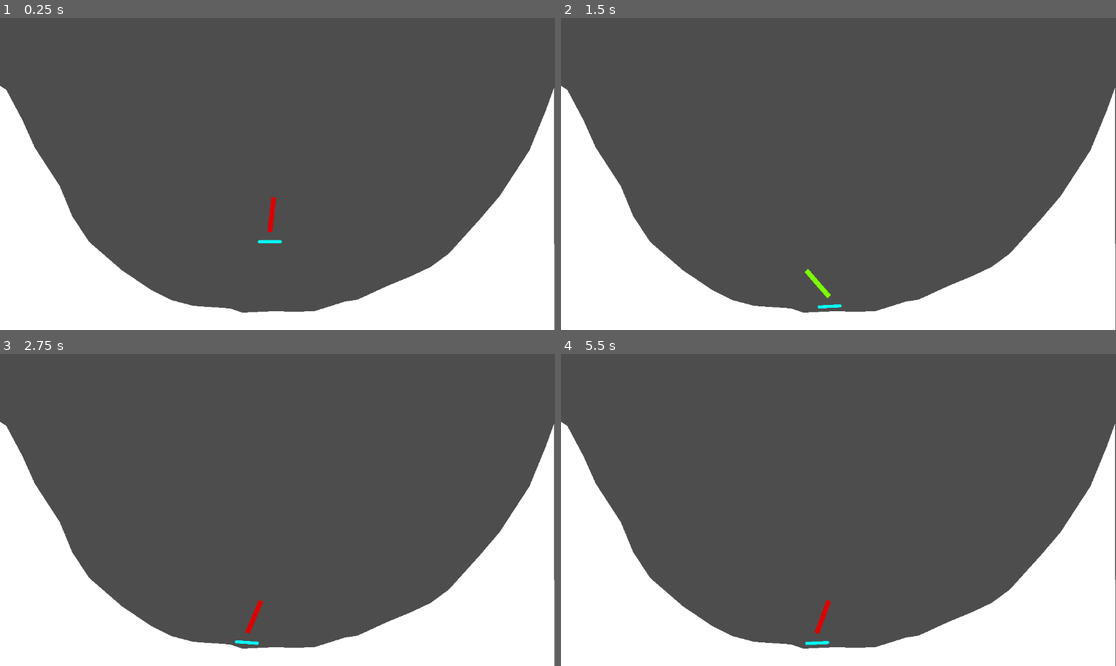
Above: before the commit, frames 1-4 (two rows, left to right).
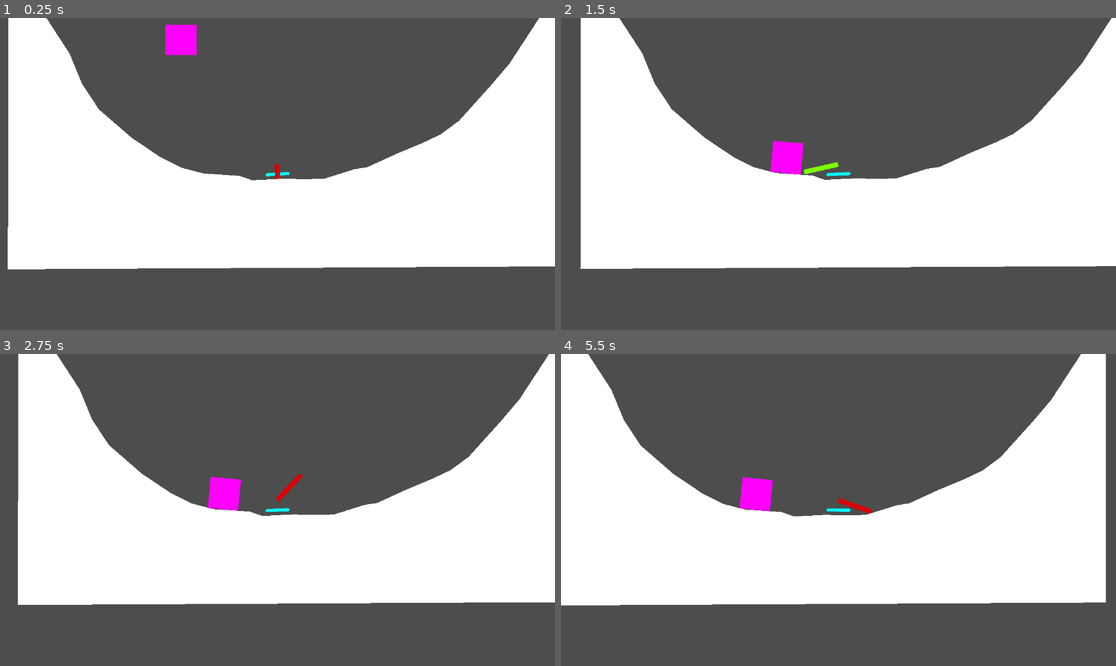
Above: after the commit, the same moments.

Repository: ProblemsGuy/JousteGame2D
Game: Godot game, scene res://tscn/main.tscn
Two runs of this game, one before a commit and one after it. Both use one fixed random seed, a clock stepped at 60 frames per second and the inputs below. Before the commit the project starts from res://main.tscn.
Inputs (mouse positions are in pixels of both pictures, inside the frame that each line leads up to):
- Up to frame 1 (0.25 s): no input
- Up to frame 2 (1.5 s): move the mouse to (960, 158) at 0.52 s; press the mouse at (960, 158) at 0.53 s; hold Right (ui_right) 0.53-1.28 s; move the mouse to (727, 189) at 1.27 s; release the mouse at (727, 189) at 1.28 s; hold Left (ui_left) from 1.28 s (still down); click (727, 189) at 1.35 s
- Up to frame 3 (2.75 s): move the mouse to (333, 441) at 2.02 s; release Left (ui_left) at 2.03 s; press the mouse at (333, 441) at 2.03 s; hold Right (ui_right) from 2.03 s (still down)
- Up to frame 4 (5.5 s): move the mouse to (810, 572) at 2.77 s; release Right (ui_right) at 2.78 s; release the mouse at (810, 572) at 2.78 s; hold Up (ui_up) 2.78-3.53 s; click (810, 572) at 2.85 s; move the mouse to (1005, 556) at 3.52 s; press the mouse at (1005, 556) at 3.53 s; hold Left (ui_left) from 3.53 s (still down); move the mouse to (672, 463) at 4.27 s; release the mouse at (672, 463) at 4.28 s; click (672, 463) at 4.35 s; move the mouse to (866, 510) at 5.02 s; press the mouse at (866, 510) at 5.03 s

The runs differ from the first frame. In frame 1, 52% of the frame differs, in the area x 0-100%, y 0-100%; in frame 2, 53%; in frame 3, 52%; in frame 4, 52%.

Commit message:
FEAT: Collision physics

Diff:
--- a/CharacterBody2D.gd
+++ /dev/null
@@ -1,38 +0,0 @@
-extends RigidBody2D
-
-@onready var spear_area = $SpearZone;
-@onready var spear_sprite = spear_area.get_node("SpearSprite");
-@onready var attack_timer = $SpearZone/AttackTimer;
-var can_jump: bool = false;
-
-func _on_attack_timer_timeout():
-	spear_sprite.texture=load("res://img/spear_sprite.png")
-	spear_area.monitoring = false
-
-
-func _input(event):
-	if event.is_action("ui_right"):
-		apply_force(Vector2(100.0,0.0))
-	elif event.is_action("ui_left"):
-		apply_force(Vector2(-100.0,0.0))
-
-	if event.is_action_pressed("ui_up") and can_jump:
-		apply_central_impulse(Vector2(0.0,-70.0))
-
-	if event.is_action_pressed("click"):
-		_activate_attack()
-
-func _activate_attack():
-	spear_sprite.texture=load("res://img/spear_sprite_atk.png")
-	spear_area.monitoring = true
-	attack_timer.start(0.2)
-
-func _physics_process(delta: float) -> void:
-	can_jump = $RayCast2D.is_colliding();
-
-func _process(delta):
-	var mouse_pos = get_global_mouse_position();
-	var direction = mouse_pos - global_position;
-
-	spear_area.rotation = direction.angle() - global_rotation;
-	$RayCast2D.global_rotation = 0;
--- /dev/null
+++ b/frictionless_material.tres
@@ -0,0 +1,4 @@
+[gd_resource type="PhysicsMaterial" format=3 uid="uid://cbtxnuuburwg"]
+
+[resource]
+friction = 0.0
--- a/project.godot
+++ b/project.godot
@@ -11,7 +11,7 @@
 [application]
 
 config/name="2D Jouste Game"
-run/main_scene="res://main.tscn"
+run/main_scene="res://tscn/main.tscn"
 config/features=PackedStringArray("4.2", "Forward Plus")
 
 [input]
--- /dev/null
+++ b/src/Boarder.gd
@@ -0,0 +1,22 @@
+extends RigidBody2D
+
+@onready var spear_area = $SpearZone;
+var can_jump: bool = false;
+
+func _input(event):
+	if event.is_action("ui_right"):
+		apply_force(Vector2(100.0,0.0))
+	elif event.is_action("ui_left"):
+		apply_force(Vector2(-100.0,0.0))
+
+	if event.is_action_pressed("ui_up") and can_jump:
+		apply_central_impulse(Vector2(0.0,-70.0))
+
+	if event.is_action_pressed("click"):
+		spear_area._activate_attack()
+
+func _physics_process(_delta: float) -> void:
+	can_jump = $AnchorCast2D.is_colliding();
+
+func _process(_delta):
+	$AnchorCast2D.global_rotation = 0;
--- /dev/null
+++ b/src/sandbag.gd
@@ -0,0 +1,14 @@
+extends RigidBody2D
+
+# Called when the node enters the scene tree for the first time.
+func _ready():
+	pass # Replace with function body.
+
+func spear(angle: float, force: Vector2):
+	var kick = Vector2(5.0,0.0).rotated(angle);
+	var adjusted_force = Vector2(1.0,0.0).rotated(angle)*force.length();
+	apply_impulse(adjusted_force + kick);
+
+# Called every frame. 'delta' is the elapsed time since the previous frame.
+func _process(delta):
+	pass
--- a/circle.tscn
+++ b/tscn/circle.tscn
@@ -1,8 +1,9 @@
-[gd_scene load_steps=7 format=3 uid="uid://lu2gmqaoa7cy"]
+[gd_scene load_steps=8 format=3 uid="uid://lu2gmqaoa7cy"]
 
-[ext_resource type="Script" path="res://CharacterBody2D.gd" id="1_x75co"]
-[ext_resource type="Texture2D" uid="uid://rtde1nxj7k54" path="res://img/circile_sprite.png" id="2_40ppf"]
+[ext_resource type="Script" path="res://src/Boarder.gd" id="1_goqfq"]
+[ext_resource type="Texture2D" uid="uid://rtde1nxj7k54" path="res://img/board_sprite.png" id="2_40ppf"]
 [ext_resource type="Texture2D" uid="uid://bd1f2fl6e3t1t" path="res://img/spear_sprite.png" id="3_fl2k6"]
+[ext_resource type="Script" path="res://tscn/spear.gd" id="3_fndci"]
 
 [sub_resource type="PhysicsMaterial" id="PhysicsMaterial_jt2fe"]
 friction = 0.0
@@ -19,24 +20,25 @@
 physics_material_override = SubResource("PhysicsMaterial_jt2fe")
 contact_monitor = true
 constant_torque = 400.0
-script = ExtResource("1_x75co")
+script = ExtResource("1_goqfq")
 
-[node name="CircleCollision" type="CollisionShape2D" parent="."]
+[node name="BoardCollision" type="CollisionShape2D" parent="."]
 position = Vector2(0, 4)
 rotation = 1.5708
 shape = SubResource("CapsuleShape2D_ebh8d")
 one_way_collision_margin = 0.0
 
-[node name="RayCast2D" type="RayCast2D" parent="."]
+[node name="AnchorCast2D" type="RayCast2D" parent="."]
 position = Vector2(-4.54747e-13, 0)
 
-[node name="CircleSprite" type="Sprite2D" parent="."]
+[node name="BoardSprite" type="Sprite2D" parent="."]
 position = Vector2(-7.62939e-06, 0)
 scale = Vector2(0.2, 0.2)
 texture = ExtResource("2_40ppf")
 
 [node name="SpearZone" type="Area2D" parent="."]
 position = Vector2(0, -20)
+script = ExtResource("3_fndci")
 
 [node name="SpearCollision" type="CollisionShape2D" parent="SpearZone"]
 position = Vector2(36.1009, 0.0001297)
@@ -50,4 +52,6 @@
 
 [node name="AttackTimer" type="Timer" parent="SpearZone"]
 
-[connection signal="timeout" from="SpearZone/AttackTimer" to="." method="_on_attack_timer_timeout"]
+[node name="Camera2D" type="Camera2D" parent="."]
+
+[connection signal="timeout" from="SpearZone/AttackTimer" to="SpearZone" method="_on_attack_timer_timeout"]
--- a/main.tscn
+++ b/tscn/main.tscn
@@ -1,21 +1,26 @@
-[gd_scene load_steps=4 format=3 uid="uid://cktngj8qr204n"]
+[gd_scene load_steps=7 format=3 uid="uid://cktngj8qr204n"]
 
-[ext_resource type="PackedScene" uid="uid://lu2gmqaoa7cy" path="res://circle.tscn" id="1_85p8j"]
+[ext_resource type="PackedScene" uid="uid://lu2gmqaoa7cy" path="res://tscn/circle.tscn" id="1_v5ism"]
+[ext_resource type="PhysicsMaterial" uid="uid://cbtxnuuburwg" path="res://frictionless_material.tres" id="2_jy5ke"]
+[ext_resource type="PackedScene" uid="uid://cjet8dv3d57jy" path="res://tscn/sandbag.tscn" id="3_2s1k0"]
 
 [sub_resource type="PhysicsMaterial" id="PhysicsMaterial_308ji"]
 
 [sub_resource type="PhysicsMaterial" id="PhysicsMaterial_rfa8d"]
 friction = 0.0
 
+[sub_resource type="WorldBoundaryShape2D" id="WorldBoundaryShape2D_ekiqp"]
+distance = -762.0
+
 [node name="Main" type="Node2D"]
 
-[node name="CharacterBody2D" parent="." instance=ExtResource("1_85p8j")]
+[node name="Boarder" parent="." instance=ExtResource("1_v5ism")]
 position = Vector2(560, 436)
 physics_material_override = SubResource("PhysicsMaterial_308ji")
 constant_torque = 0.0
 
 [node name="Area2D" type="StaticBody2D" parent="."]
-position = Vector2(-3, 146)
+position = Vector2(1, 4)
 physics_material_override = SubResource("PhysicsMaterial_rfa8d")
 
 [node name="Polygon2D" type="Polygon2D" parent="Area2D"]
@@ -23,3 +28,14 @@
 
 [node name="CollisionPolygon2D" type="CollisionPolygon2D" parent="Area2D"]
 polygon = PackedVector2Array(0, -7, -1, 651, 1154, 645, 1153, -1, 1136, 46, 1102, 129, 1040, 224, 1000, 271, 962, 313,  …(203 unchanged characters)…
+
+[node name="StaticBody2D" type="StaticBody2D" parent="."]
+physics_material_override = ExtResource("2_jy5ke")
+
+[node name="CollisionShape2D" type="CollisionShape2D" parent="StaticBody2D"]
+position = Vector2(536, 762)
+rotation = 3.14159
+shape = SubResource("WorldBoundaryShape2D_ekiqp")
+
+[node name="Sandbag" parent="." instance=ExtResource("3_2s1k0")]
+position = Vector2(359, 150)
--- /dev/null
+++ b/tscn/sandbag.tscn
@@ -0,0 +1,23 @@
+[gd_scene load_steps=4 format=3 uid="uid://cjet8dv3d57jy"]
+
+[ext_resource type="Script" path="res://src/sandbag.gd" id="1_184ul"]
+
+[sub_resource type="PhysicsMaterial" id="PhysicsMaterial_pku08"]
+rough = true
+
+[sub_resource type="RectangleShape2D" id="RectangleShape2D_h376b"]
+size = Vector2(65, 63)
+
+[node name="Sandbag" type="RigidBody2D"]
+mass = 0.3
+physics_material_override = SubResource("PhysicsMaterial_pku08")
+script = ExtResource("1_184ul")
+
+[node name="CollisionShape2D" type="CollisionShape2D" parent="."]
+shape = SubResource("RectangleShape2D_h376b")
+
+[node name="Polygon2D" type="Polygon2D" parent="."]
+position = Vector2(0, -5.96046e-08)
+scale = Vector2(3.25, 3.15)
+color = Color(1, 0, 1, 1)
+polygon = PackedVector2Array(-10, -10, -10, 10, 10, 10, 10, -10)
--- /dev/null
+++ b/tscn/spear.gd
@@ -0,0 +1,34 @@
+extends Area2D
+
+@onready var spear_area = $SpearZone;
+@onready var spear_sprite = $SpearSprite;
+@onready var attack_timer = $AttackTimer;
+
+func _ready():
+	monitoring = false;
+
+func _on_attack_timer_timeout():
+	spear_sprite.texture=load("res://img/spear_sprite.png")
+	monitoring = false
+
+func _activate_attack():
+	spear_sprite.texture=load("res://img/spear_sprite_atk.png")
+	monitoring = true
+	attack_timer.start(0.2)
+
+func _process(_delta):
+	var mouse_pos = get_global_mouse_position();
+	var direction = mouse_pos - global_position;
+	global_rotation = direction.angle();
+
+	if monitoring:
+		print("Monitoring")
+		var speared_bodies = get_overlapping_bodies();
+		for i in speared_bodies.size():
+			print(i);
+			var body = speared_bodies[i];
+			if body.name == "Sandbag":
+				print("Found");
+				body.spear(global_rotation, get_parent().linear_velocity);
+				attack_timer.stop();
+				_on_attack_timer_timeout();
Renamed: img/circile_sprite.png -> img/board_sprite.png
Not shown, changed: img/board_sprite.png.import
Not shown, added: tscn/sanF1E1.tmp
